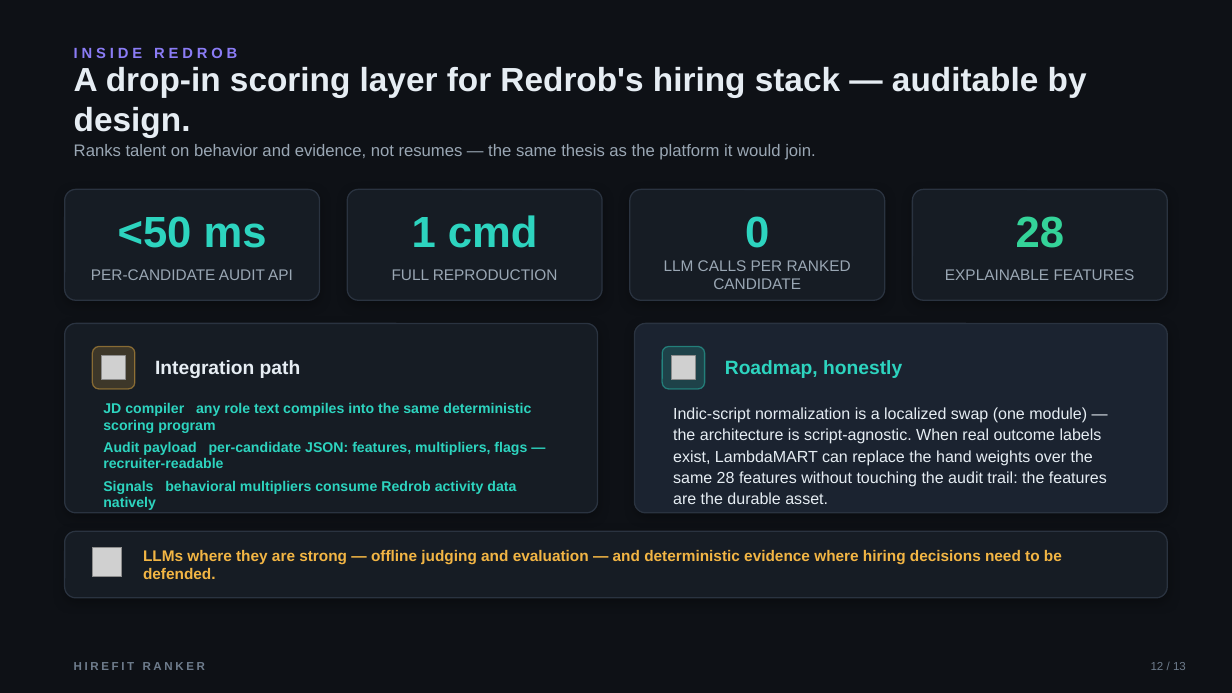
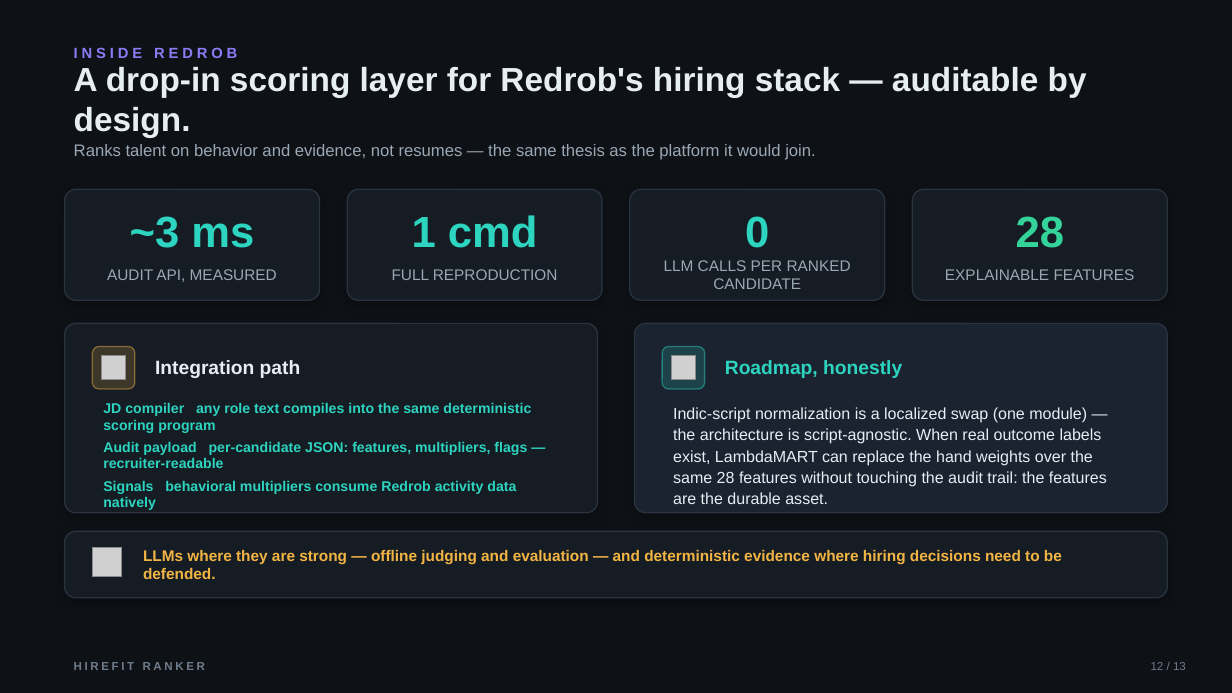
Before and after one commit to bansalbhunesh/redrob-hirefit-ranker, a slide deck: slide 12 of docs/HireFit_Ranker_Redrob_POLISHED.pptx. Drawn at 1232x693 pixels with LibreOffice and Linux fonts; fonts in the diff are those of the drawing; grey boxes stand for pictures. Boxes give left, top, right and bottom in pixels: in the first picture for what was removed or moved away, otherwise in the second. Text is boxed around its words. In the diff, an @@ line names an element or a change of style, - is before the commit and + after.

```diff
--- a/docs/HireFit_Ranker_Redrob_POLISHED.pptx
+++ b/docs/HireFit_Ranker_Redrob_POLISHED.pptx
@@ text at [130,216,254,248]: text changed @@
-<50 ms
+~3 ms
@@ text at [107,269,277,282]: text changed @@
-PER-CANDIDATE AUDIT API
+AUDIT API, MEASURED
```
Also in this commit, not shown: 4 other slides changed, 14 other files.
